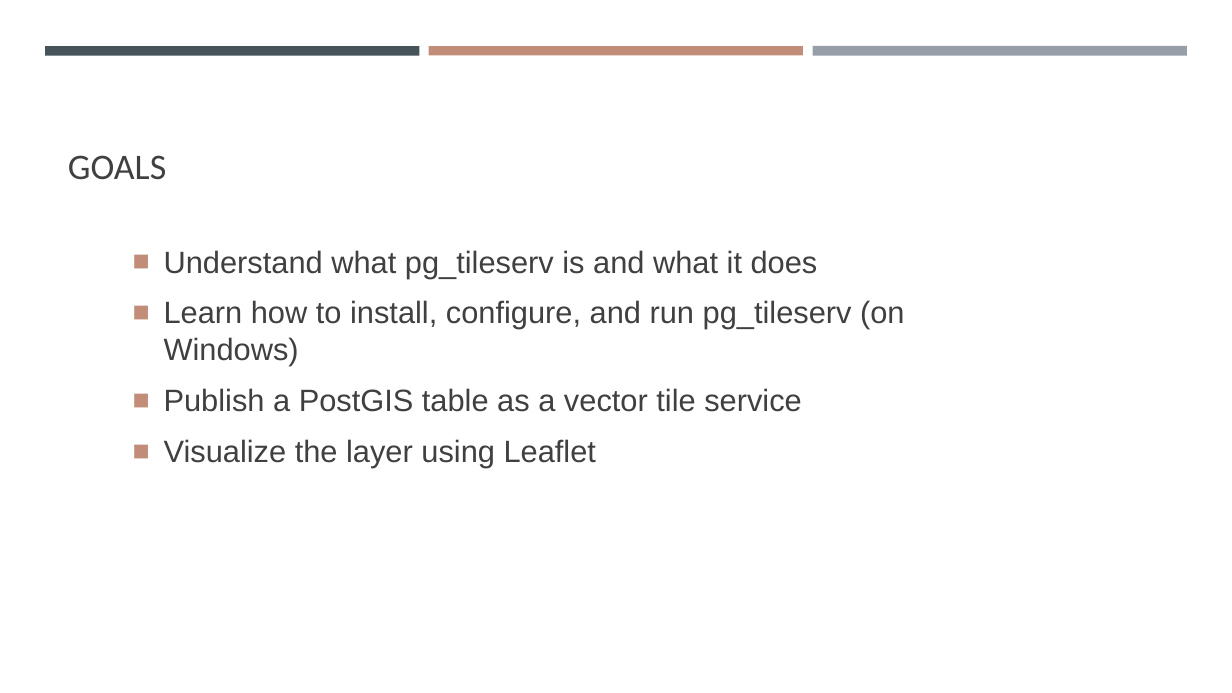
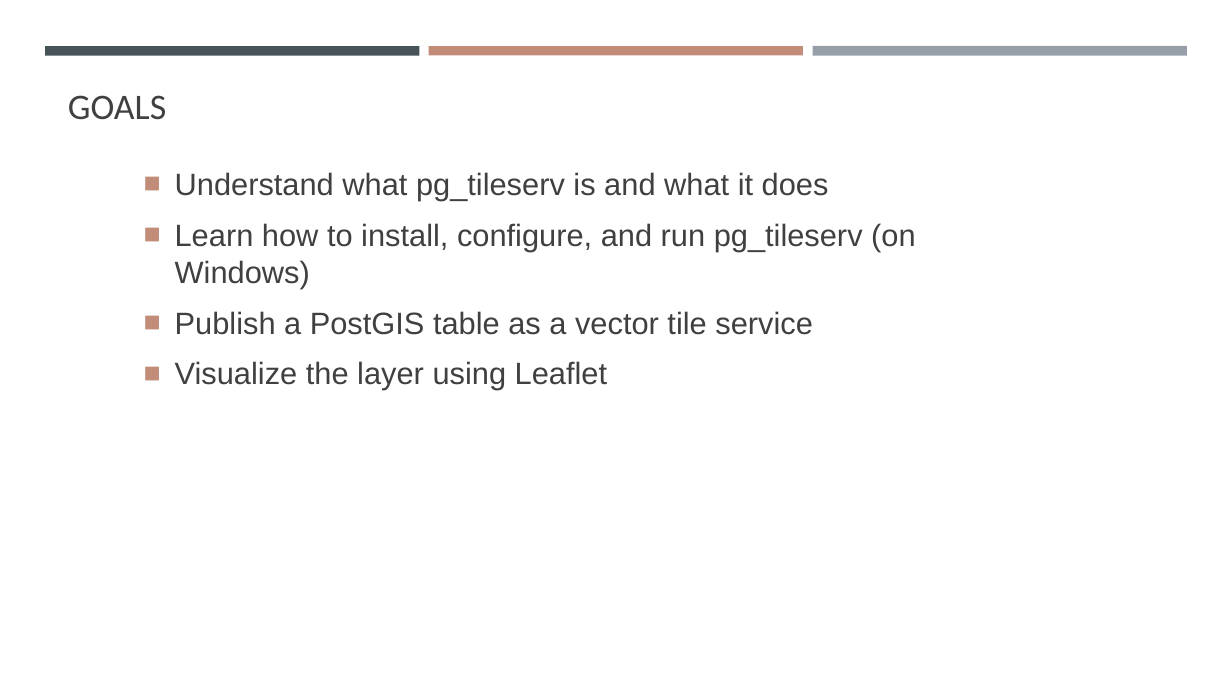
Before and after one commit to gisynw/ssj-376, a slide deck: slide 4 of docs/Lectures/Week14/Week14.pptx. Drawn at 1232x693 pixels with LibreOffice and Linux fonts; fonts in the diff are those of the drawing. Boxes give left, top, right and bottom in pixels: in the first picture for what was removed or moved away, otherwise in the second. Text is boxed around its words. In the diff, an @@ line names an element or a change of style, - is before the commit and + after.

```diff
--- a/docs/Lectures/Week14/Week14.pptx
+++ b/docs/Lectures/Week14/Week14.pptx
@@ title "GOALS" moved from (x1=68, y1=155, x2=166, y2=180) to (x1=68, y1=95, x2=166, y2=120) @@
@@ text "Understand what pg_tileserv is and ..." moved from (x1=164, y1=250, x2=905, y2=468) to (x1=175, y1=172, x2=916, y2=390) @@
```
Also in this commit, not shown: 4 other slides changed, 2 slides added, 3 slides removed, 4 other files.
